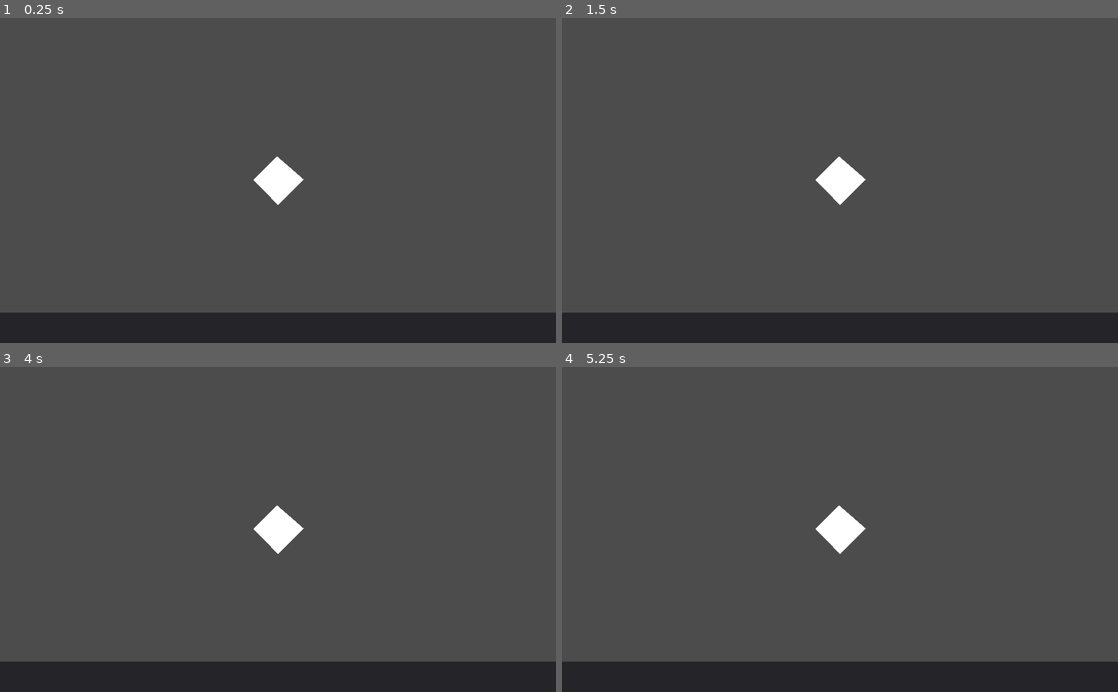
Above: before the commit, frames 1-4 (two rows, left to right).
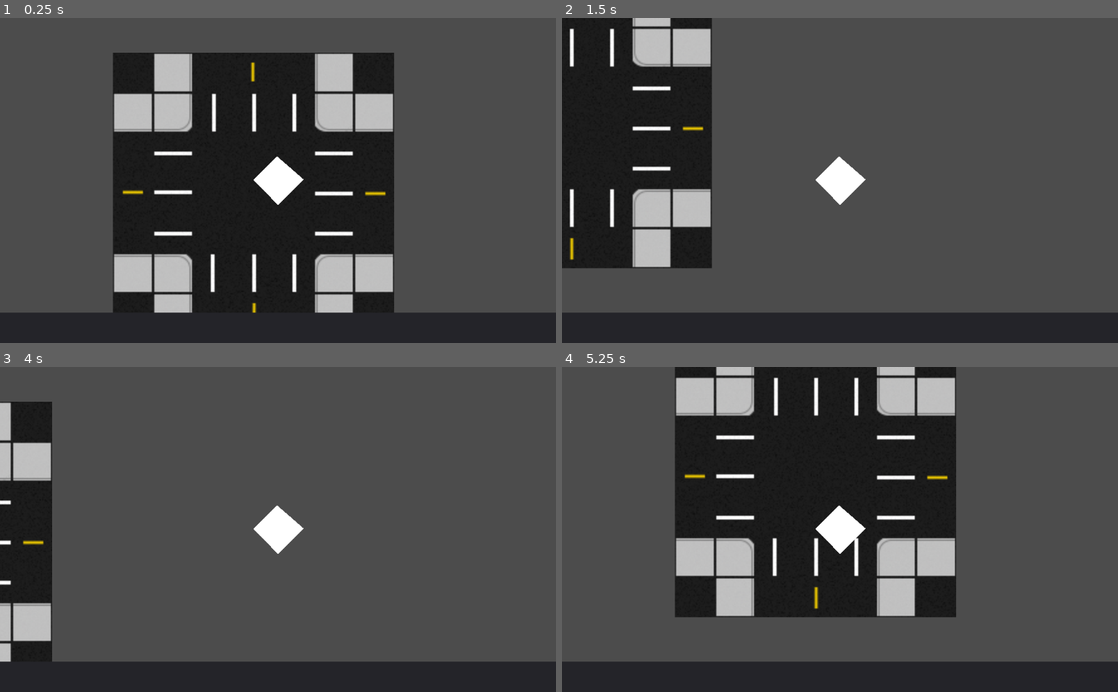
Above: after the commit, the same moments.

Repository: lroberge/trickortreater
Game: Godot game, scene res://Game.tscn
Same seed, same stepped clock (60 frames per second), same inputs: the game is played once before the commit and once after it.
Inputs:
- Up to frame 1 (0.25 s): no input
- Up to frame 2 (1.5 s): tap Enter at 0.5 s; hold Right (ui_right) 0.53-1.28 s; hold Down (ui_down) from 1.28 s (still down)
- Up to frame 3 (4 s): release Down (ui_down) at 2.03 s; hold Right (ui_right) 2.03-2.78 s; tap Space at 2.75 s; hold Up (ui_up) 2.78-3.53 s; tap Enter at 3.5 s; hold Left (ui_left) from 3.53 s (still down)
- Up to frame 4 (5.25 s): release Left (ui_left) at 5.03 s; hold Down (ui_down) from 5.03 s (still down)

The runs differ from the first frame. In frame 1, 39% of the frame differs, in the area x 20-71%, y 10-91%; in frame 2, 20%; in frame 3, 7.4%; in frame 4, 38%.

Commit message:
Added Git addon and test street art (CC0)

Diff:
--- a/Game.tscn
+++ b/Game.tscn
@@ -1,6 +1,7 @@
-[gd_scene load_steps=2 format=2]
+[gd_scene load_steps=3 format=2]
 
 [ext_resource path="res://PlayerTest.gd" type="Script" id=1]
+[ext_resource path="res://street.png" type="Texture" id=2]
 
 [node name="Game" type="Node"]
 
@@ -22,3 +23,11 @@
 
 [node name="Camera2D" type="Camera2D" parent="PlayerTest"]
 current = true
+
+[node name="World" type="Node2D" parent="."]
+z_index = -100
+
+[node name="street" type="Sprite" parent="World"]
+position = Vector2( 534.092, 268.725 )
+scale = Vector2( 2.31339, 2.31339 )
+texture = ExtResource( 2 )
--- a/project.godot
+++ b/project.godot
@@ -8,11 +8,25 @@
 
 config_version=4
 
+_global_script_classes=[ {
+"base": "",
+"class": "GitAPI",
+"language": "NativeScript",
+"path": "res://addons/godot-git-plugin/git_api.gdns"
+} ]
+_global_script_class_icons={
+"GitAPI": ""
+}
+
 [application]
 
 config/name="Trick or Treat"
 run/main_scene="res://Game.tscn"
 config/icon="res://icon.png"
+
+[gdnative]
+
+singletons=[ "res://addons/godot-git-plugin/git_api.gdnlib" ]
 
 [physics]
 
Not shown, added: addons/godot-git-plugin/plugin.cfg
Binary file added: street.png
Not shown, added: street.png.import
Not shown, added: addons/godot-git-plugin/git_api.gdnlib
Not shown, added: addons/godot-git-plugin/git_api.gdns
Not shown, added: addons/godot-git-plugin/osx/release/libgitapi.dylib
Not shown, added: addons/godot-git-plugin/win64/release/libgitapi.dll
Not shown, added: addons/godot-git-plugin/x11/release/libgitapi.so
